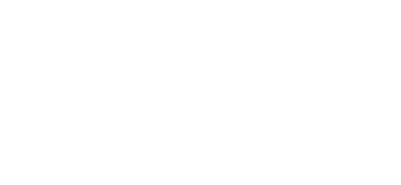
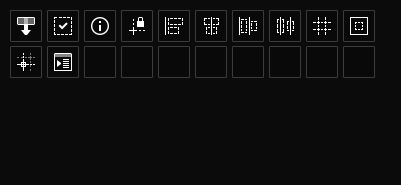
Revision of a layered (401, 185) image; what changed, layer by layer:
added group "export" with 2 layers in group "proptool" over [54, 53, 72, 70]
added layer "Rectangle 12" (50%) in group "export" over [55, 54, 71, 57]
added layer "Rectangle 1" (7th of 7, in "proptool" › "export") in group "export" over [54, 53, 72, 70]
showed "bg" over [11, 11, 374, 77]
showed "Color Fill 973" over [0, 0, 401, 185]
